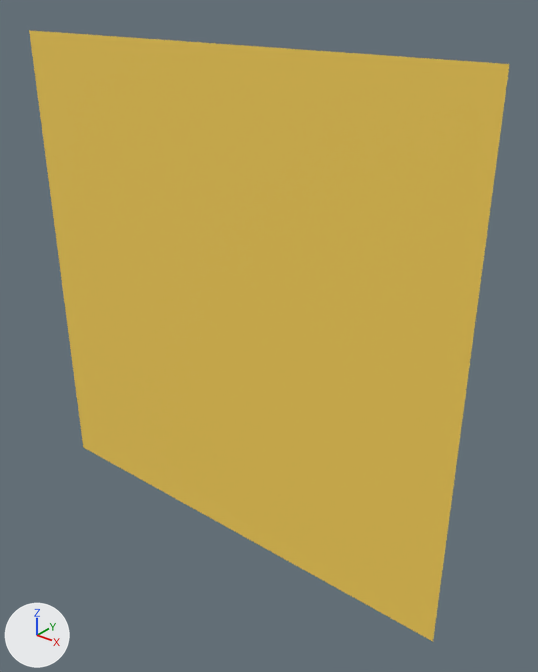
A saved change to the glTF model assets/glb/model_15.glb.
Before and after are seen from a 50 mm camera at (0.177, -0.192, 0.12) aimed at (0.015, 0.009, -0.005). Arrows for +X, +Y and +Z are at lower left; the lights stay in place. The first picture is the older version.

Objects in the first picture: 'Origami_Model_15'.
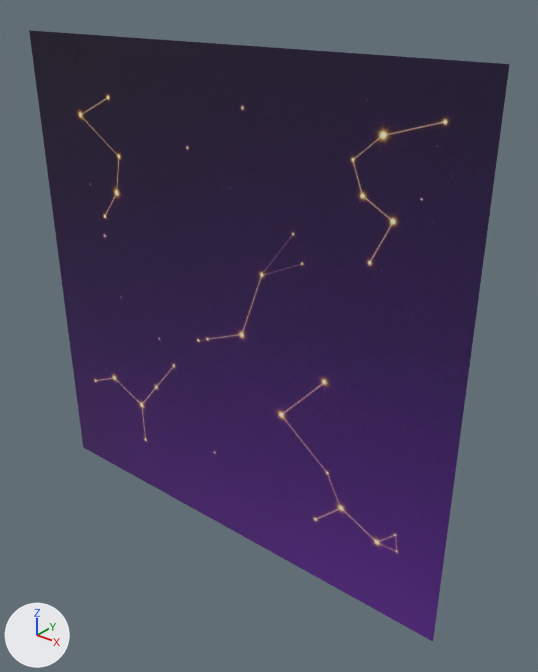
Where the change shows, as pixel boxes (x1, y1, x2, y2) in the pictures (538 x 672 px):
'Origami_Model_15', surface changed (yellow to purple)
    both: (29, 30, 510, 641)

The change in detail:
Picture 'color_15' (img_color_15) is new.
In material 'Origami_Mat_15' (mat_origami_mat_15), base_color is no longer (0.95, 0.65, 0.1), yellow #f9d359.
In material 'Origami_Mat_15' (mat_origami_mat_15), texture is now set to img_color_15.
